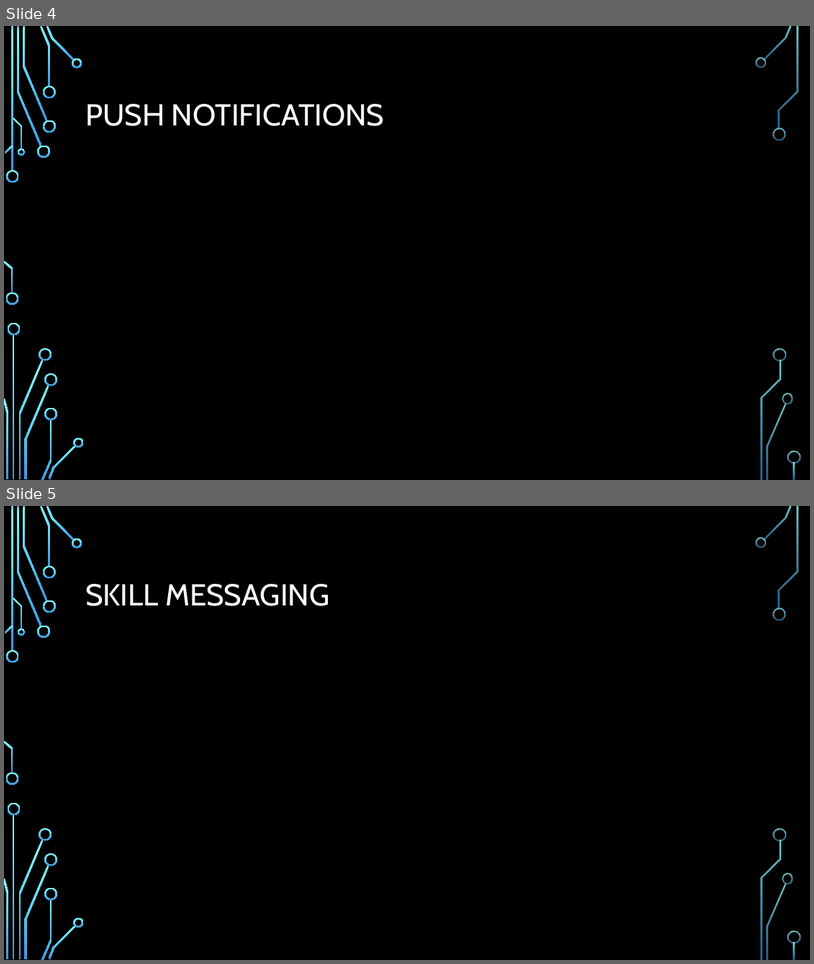
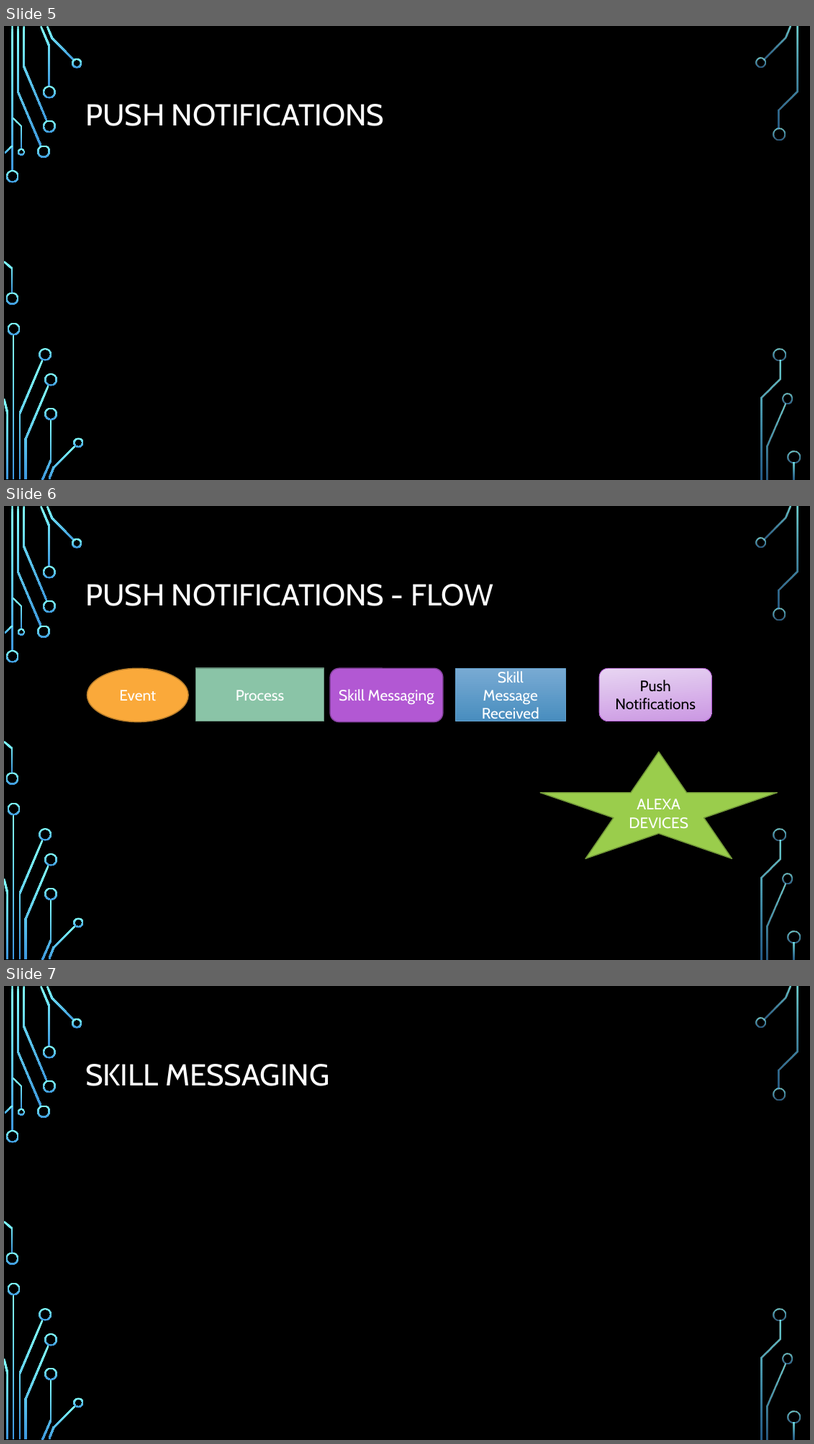
Before and after one commit to stoiveyp/DDDWales2018, a slide deck: Presentation/VoiceAndMore.pptx. Shown one above the other, each under a label of ours: slides 4 and 5 before the commit, slides 5, 6 and 7 after it. The pictures are 814x964 and 814x1444 pixels, drawn with LibreOffice and Linux fonts; fonts in the diff are those of the drawing; background and template pictures are left out. Boxes give left, top, right and bottom in pixels: in the first picture for what was removed or moved away, otherwise in the second. Text is boxed around its words. In the diff, an @@ line names an element or a change of style, - is before the commit and + after.

```diff
--- a/Presentation/VoiceAndMore.pptx
+++ b/Presentation/VoiceAndMore.pptx
@@ slide 6 added at (4,506,810,960), background picture (left out); not listed: 36 template elements that a slide beside it also shows @@
@@ title added at (85,584,494,606), 36 pt, text #FFFFFF @@
+PUSH NOTIFICATIONS - FLOW
@@ ellipse added at (87,668,188,722), fill #FAA93A, outline #B97D2B 1.25 pt, 18 pt, text #FFFFFF @@
+Event
@@ rectangle added at (196,668,324,721), fill #8AC4A7, outline #66917C 1.25 pt, 18 pt, text #FFFFFF @@
+Process
@@ rounded rectangle added at (330,668,443,722), fill #B258D3, outline #84419C 1.25 pt, 18 pt, text #FFFFFF @@
+Skill Messaging
@@ rectangle added at (456,668,566,721), fill gradient #78ABD3 to #4A8EC0, outline #63A0CC 0.75 pt, 18 pt, text #FFFFFF @@
+Skill
+Message
+Received
@@ rounded rectangle added at (600,668,712,721), fill gradient #E9D6F2 to #CC99E4, outline #B258D3 0.75 pt, 18 pt, text #000000 @@
+Push Notifications
@@ star added at (540,752,778,858), fill #9ACD4C, outline #729838 1.25 pt, 18 pt, text #FFFFFF @@
+ALEXA DEVICES
@@ what was slide 4 is now slide 5 @@
@@ what was slide 5 is now slide 7 @@
```
Also in this commit, not shown: 3 slides changed, 4 other slides added, 2 slides removed.
